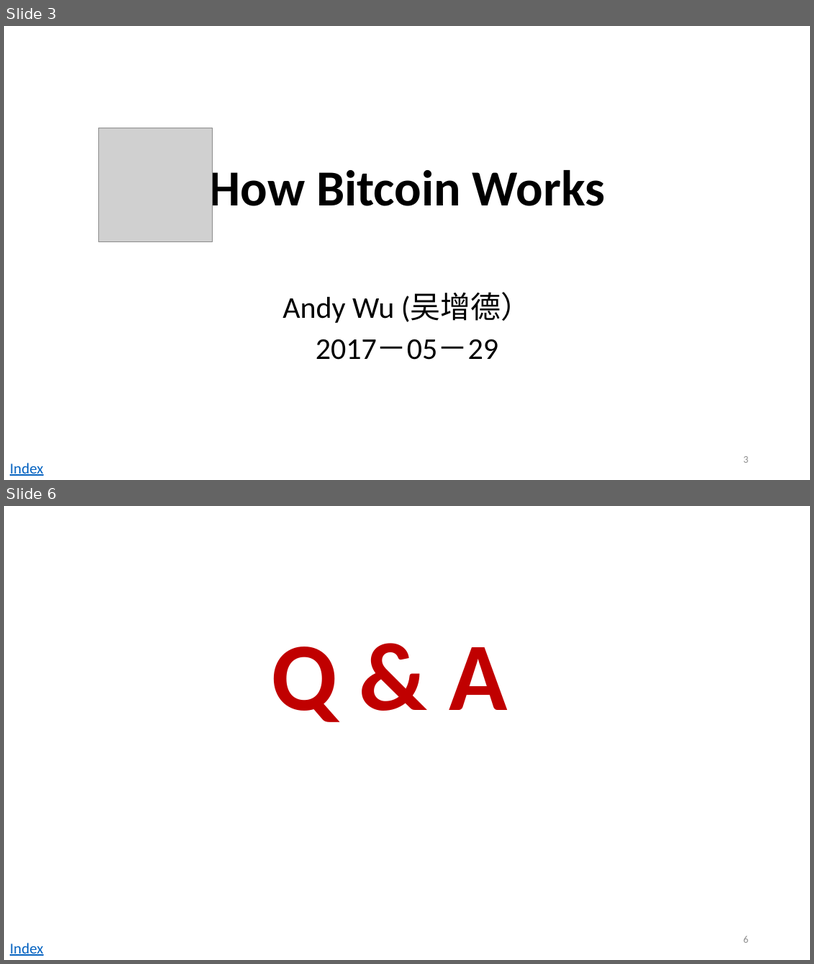
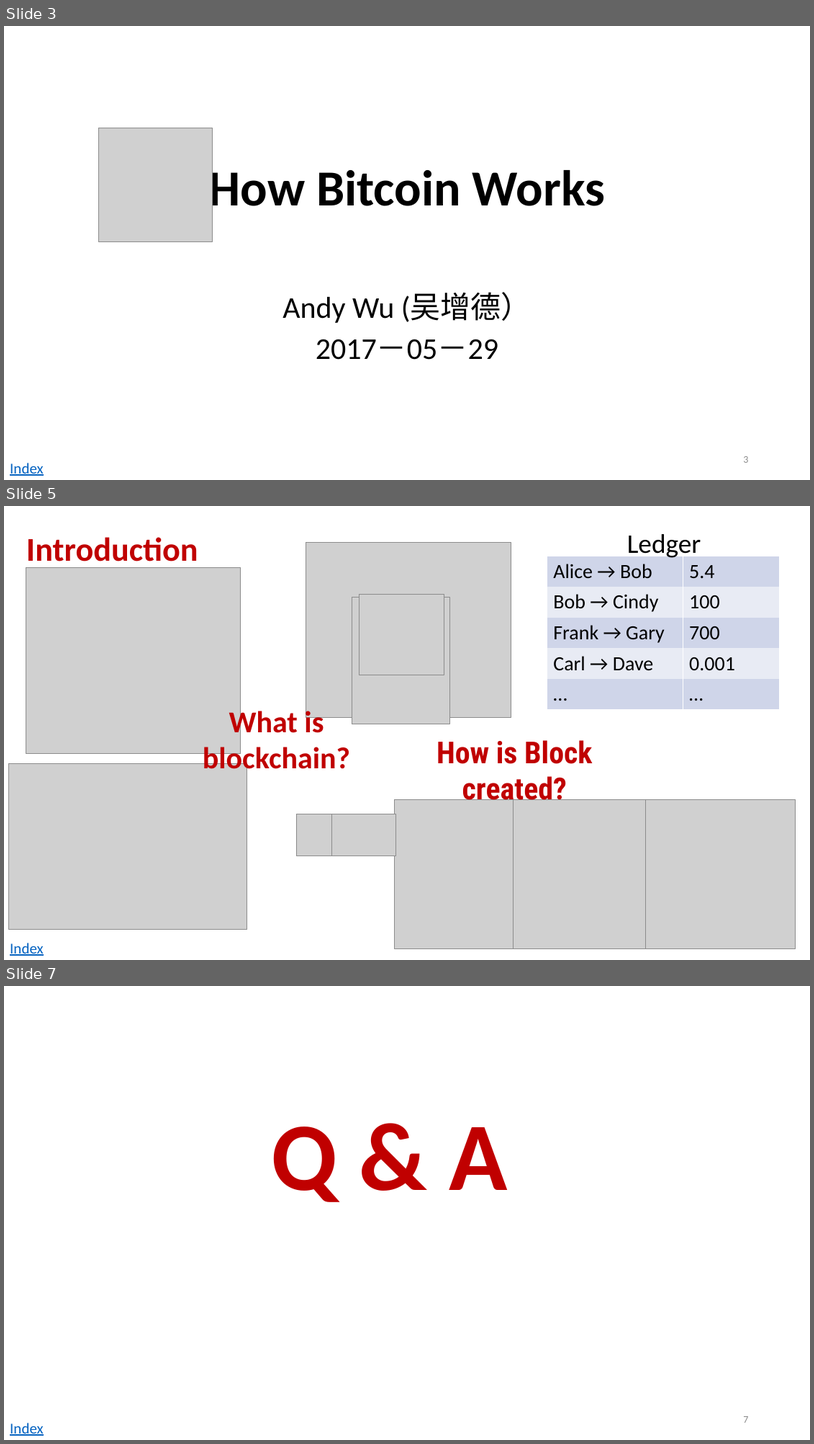
Before and after one commit to andyplusplus/blockchain, a slide deck: how_bitcoin_works/home.pptx. Shown one above the other, each under a label of ours: slides 3 and 6 before the commit, slides 3, 5 and 7 after it; the slides between them are not shown. The pictures are 814x964 and 814x1444 pixels, drawn with LibreOffice and Linux fonts; fonts in the diff are those of the drawing; grey boxes stand for pictures. Boxes give left, top, right and bottom in pixels: in the first picture for what was removed or moved away, otherwise in the second. Text is boxed around its words. In the diff, an @@ line names an element or a change of style, - is before the commit and + after.

```diff
--- a/how_bitcoin_works/home.pptx
+++ b/how_bitcoin_works/home.pptx
@@ slide 5 added at [4, 506, 810, 960], background #FFFFFF @@
@@ title added at [26, 537, 198, 569], 39.6 pt, text #C00000, bold @@
+Introduction
@@ picture added at [306, 543, 511, 718] @@
@@ text added at [628, 534, 702, 559], 32 pt, text #000000 @@
+Ledger
@@ picture added at [26, 568, 241, 754] @@
@@ table added at [548, 556, 780, 708], 5 rows, 2 columns @@
+Alice → Bob | 5.4
+Bob → Cindy | 100
+Frank → Gary | 700
+Carl → Dave | 0.001
+… | …
@@ picture added at [352, 597, 450, 724] @@
@@ picture added at [360, 595, 445, 675] @@
@@ text added at [203, 707, 350, 776], 36 pt, text #C00000, bold @@
+  What is blockchain?
@@ text added at [437, 740, 592, 807], 36 pt, text #C00000, bold @@
+  How is Block created?
@@ picture added at [9, 764, 247, 929] @@
@@ picture added at [395, 800, 528, 949] @@
@@ picture added at [513, 800, 662, 949] @@
@@ picture added at [646, 800, 795, 949] @@
@@ picture added at [296, 814, 335, 856] @@
@@ picture added at [332, 814, 396, 856] @@
@@ text added at [10, 942, 44, 955], 18 pt, text #0563C1, underline @@
+Index
@@ what was slide 6 is now slide 7 @@
@@ page number at [743, 1416, 748, 1422]: text changed @@
-6
+7
```
Also in this commit, not shown: 2 slides changed, 1 other slide added, 1 slide removed, 6 other files.
